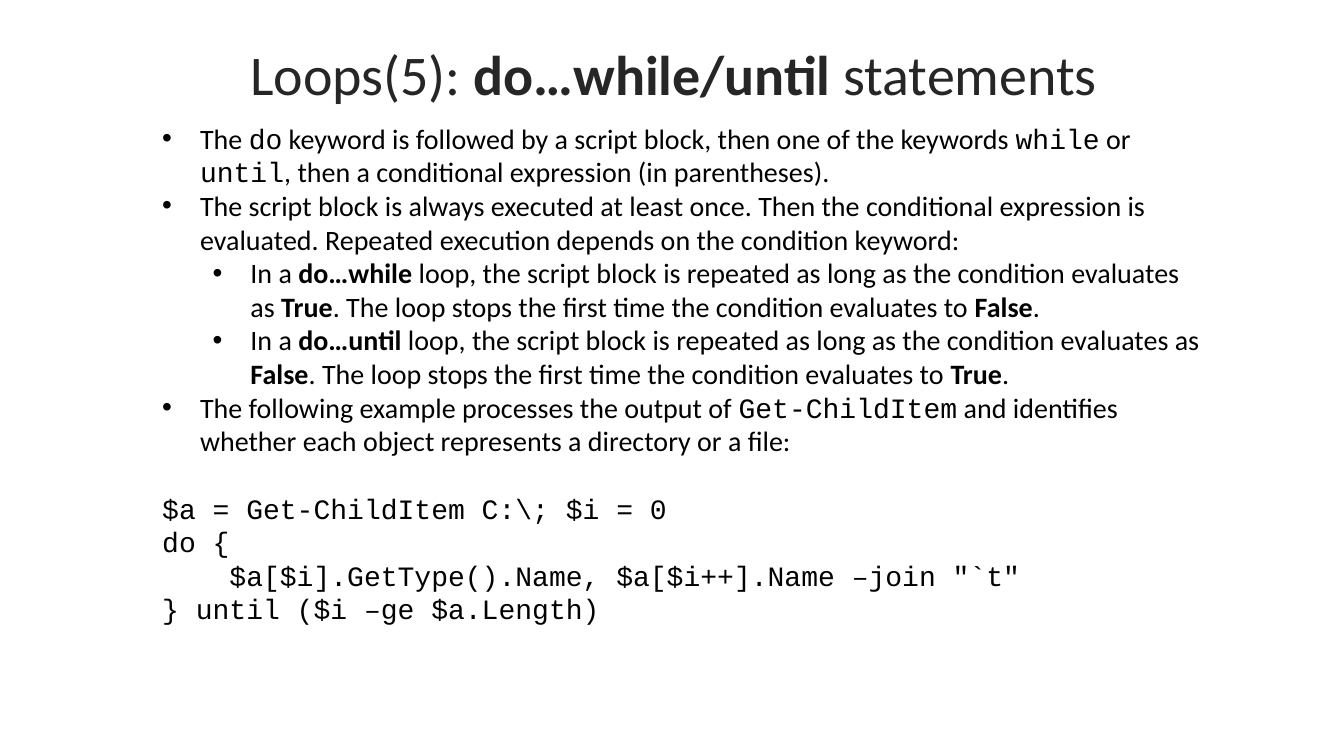
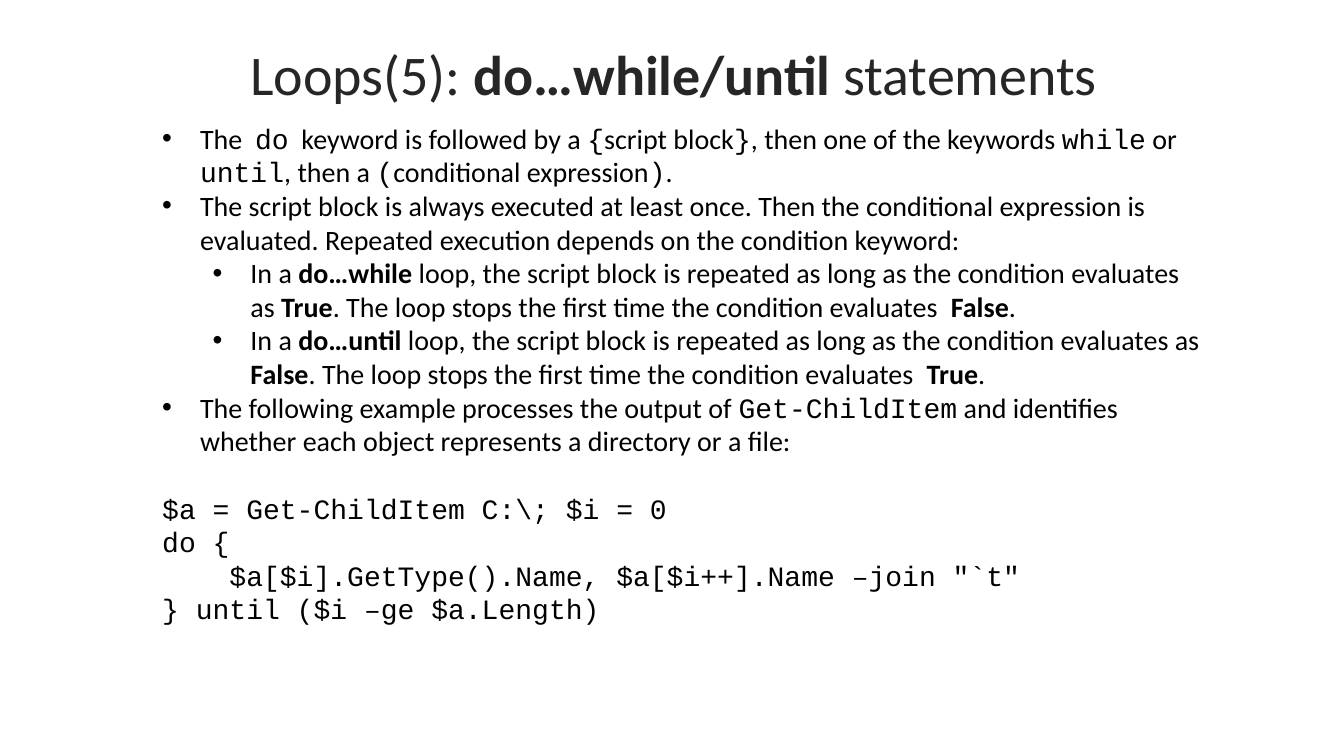
Before and after one commit to byui-cyber360/content, a slide deck: slide 13 of CYBER360-2.7-2.A-Control-Structures.pptx. Drawn at 1344x756 pixels with LibreOffice and Linux fonts; fonts in the diff are those of the drawing. Boxes give left, top, right and bottom in pixels: in the first picture for what was removed or moved away, otherwise in the second. Text is boxed around its words. In the diff, an @@ line names an element or a change of style, - is before the commit and + after.

```diff
--- a/CYBER360-2.7-2.A-Control-Structures.pptx
+++ b/CYBER360-2.7-2.A-Control-Structures.pptx
@@ text at (200,128,1177,188): text changed @@
-• The do keyword is followed by a script block, then one of the keywords while or until, then a conditional expression (in parentheses).
+• The do keyword is followed by a {script block}, then one of the keywords while or until, then a (conditional expression).
@@ text at (250,263,1199,389): text changed @@
-  • In a do…while loop, the script block is repeated as long as the condition evaluates as True. The loop stops the first time the condition evaluates to False.
-  • In a do…until loop, the script block is repeated as long as the condition evaluates as False. The loop stops the first time the condition evaluates to True.
+  • In a do…while loop, the script block is repeated as long as the condition evaluates as True. The loop stops the first time the condition evaluates False.
+  • In a do…until loop, the script block is repeated as long as the condition evaluates as False. The loop stops the first time the condition evaluates True.
```
Also in this commit, not shown: 15 other slides changed, 4 slides added, 22 other files.
